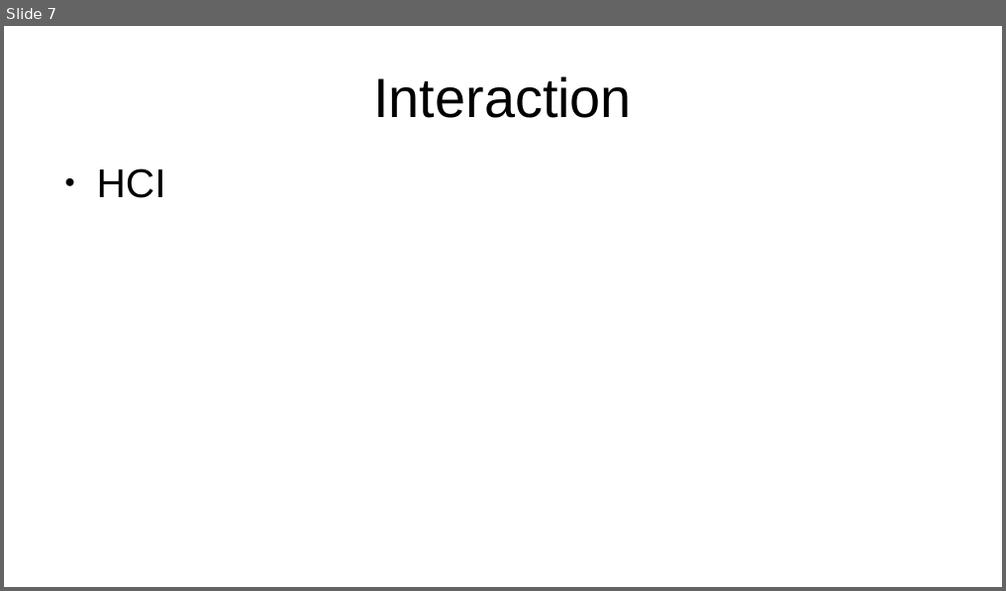
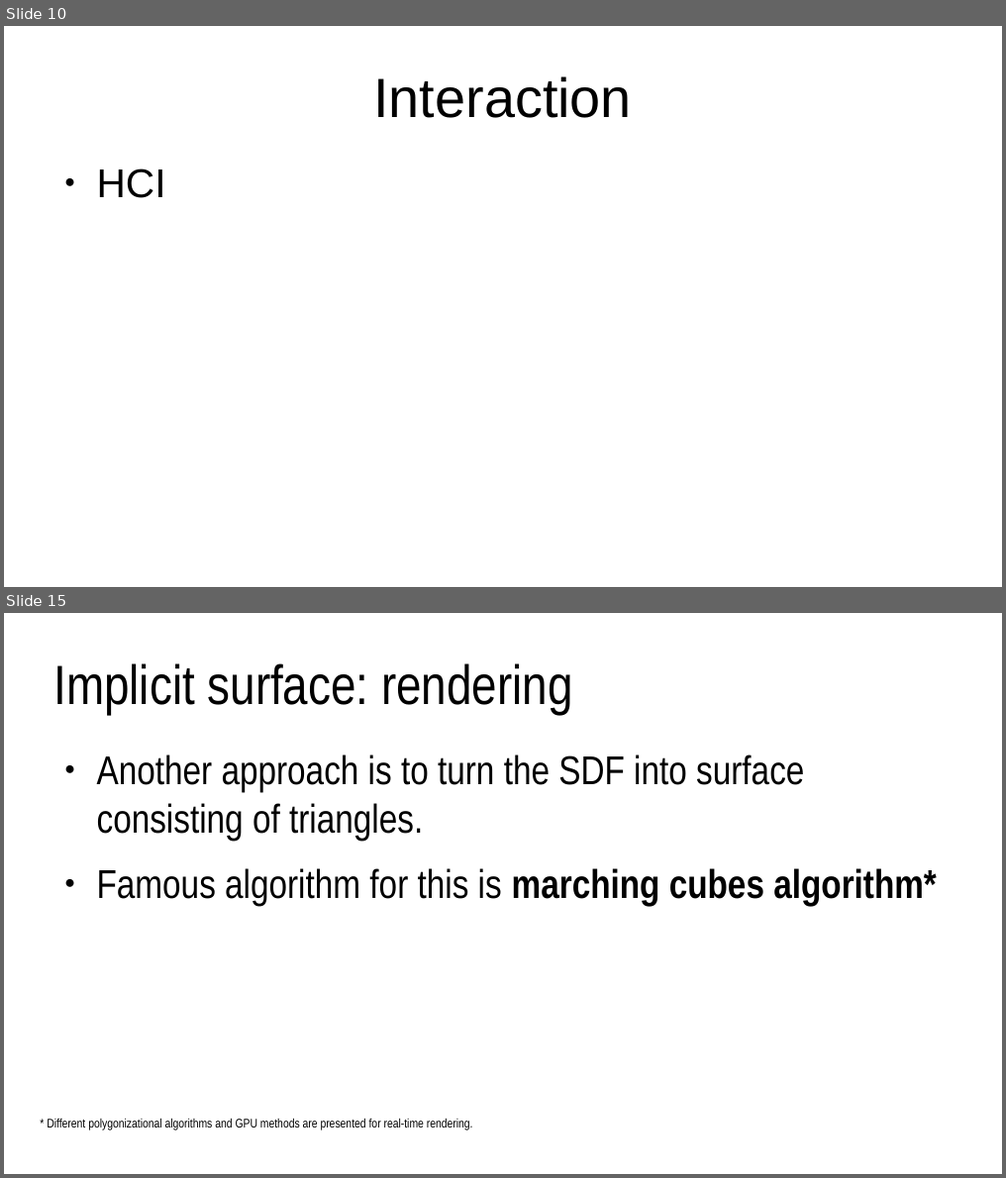
Before and after one commit to lorentzo/IntroductionToComputerGraphics, a slide deck: lectures/6_more_3D_scene/1_intro.odp. Shown one above the other, each under a label of ours: slide 7 before the commit, slides 10 and 15 after it; the slides between them are not shown. The pictures are 1006x591 and 1006x1178 pixels, drawn with LibreOffice and Linux fonts; fonts in the diff are those of the drawing. Boxes give left, top, right and bottom in pixels: in the first picture for what was removed or moved away, otherwise in the second. Text is boxed around its words. In the diff, an @@ line names an element or a change of style, - is before the commit and + after.

```diff
--- a/lectures/6_more_3D_scene/1_intro.odp
+++ b/lectures/6_more_3D_scene/1_intro.odp
@@ slide 15 added at (x1=4, y1=613, x2=1002, y2=1174), background #FFFFFF @@
@@ title added at (x1=54, y1=663, x2=572, y2=714), 44 pt, text #000000 @@
+Implicit surface: rendering
@@ text added at (x1=97, y1=755, x2=937, y2=906), 32 pt, text #000000 @@
+● Another approach is to turn the SDF into surface consisting of triangles.
+● Famous algorithm for this is marching cubes algorithm*
@@ text added at (x1=47, y1=1118, x2=473, y2=1130), 10 pt, text #000000 @@
+* Different polygonizational algorithms and GPU methods are presented for real-time rendering.
@@ what was slide 7 is now slide 10 @@
```
Also in this commit, not shown: 3 slides changed, 30 other slides added, 1 slide removed, 8 other files.
